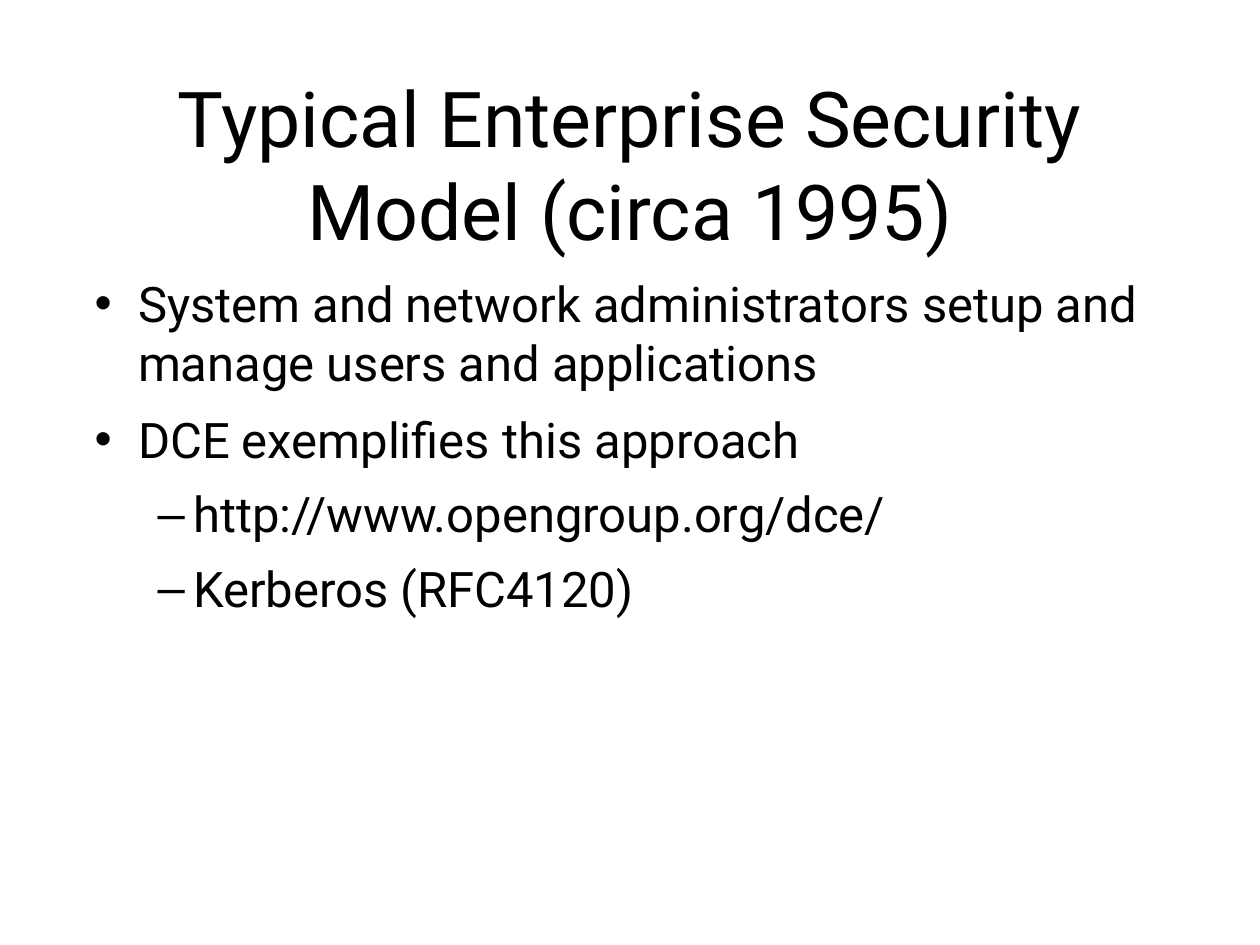
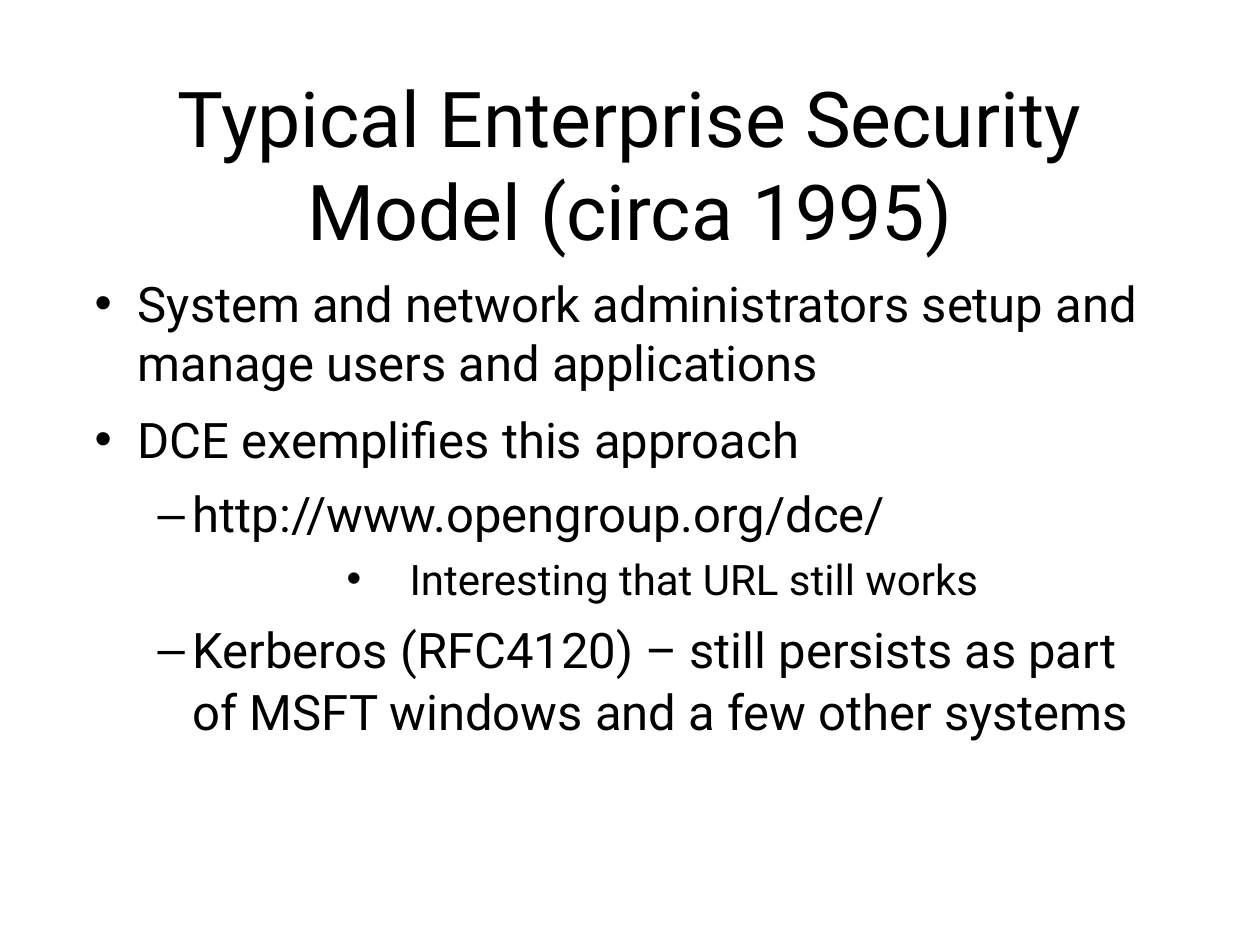
Before and after one commit to sftcd/cs7053, a slide deck: slide 18 of 2016lectures/02-concepts.ppt. Drawn at 1260x945 pixels with LibreOffice and Linux fonts; fonts in the diff are those of the drawing. Boxes give left, top, right and bottom in pixels: in the first picture for what was removed or moved away, otherwise in the second. Text is boxed around its words. In the diff, an @@ line names an element or a change of style, - is before the commit and + after.

```diff
--- a/2016lectures/02-concepts.ppt
+++ b/2016lectures/02-concepts.ppt
@@ text at <box>193,563,1128,741</box>: text changed @@
-  – Kerberos (RFC4120)
+    • Interesting that URL still works
+  – Kerberos (RFC4120) – still persists as part of MSFT windows and a few other systems
```
Also in this commit, not shown: 37 other slides changed, 9 other files.
